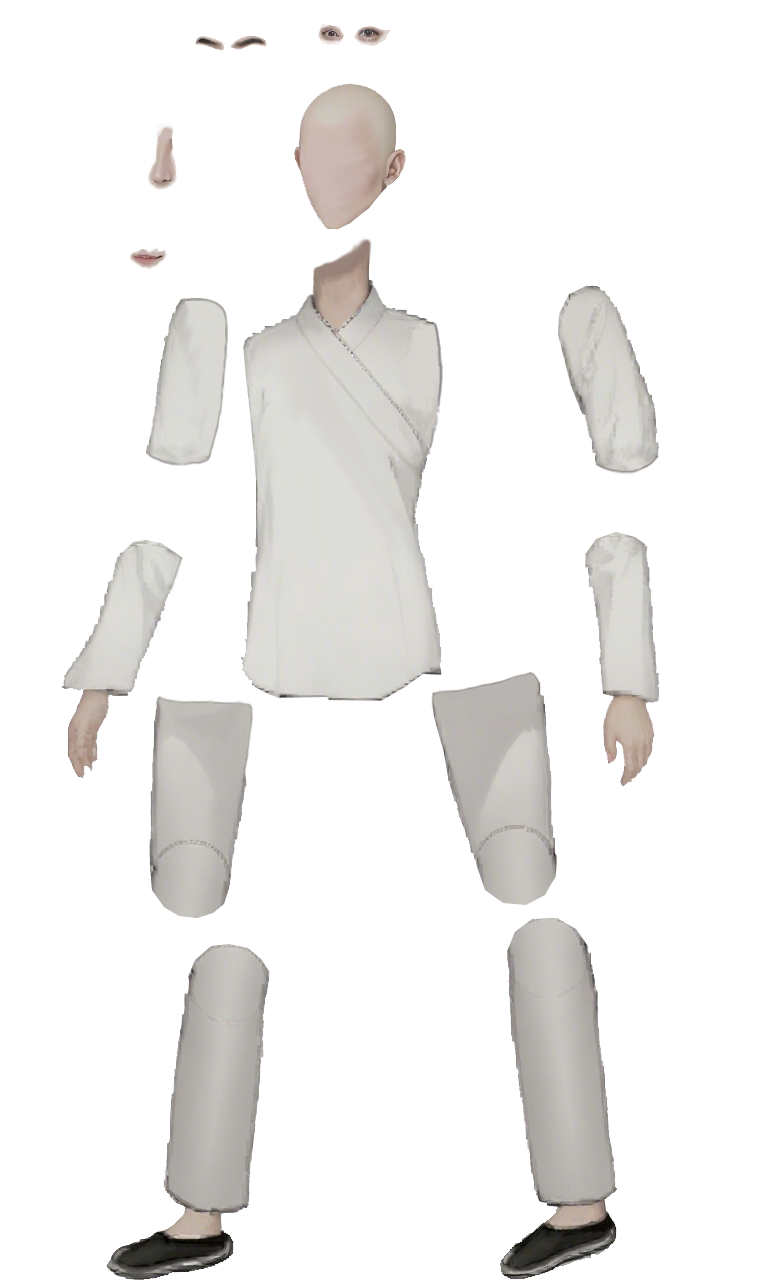
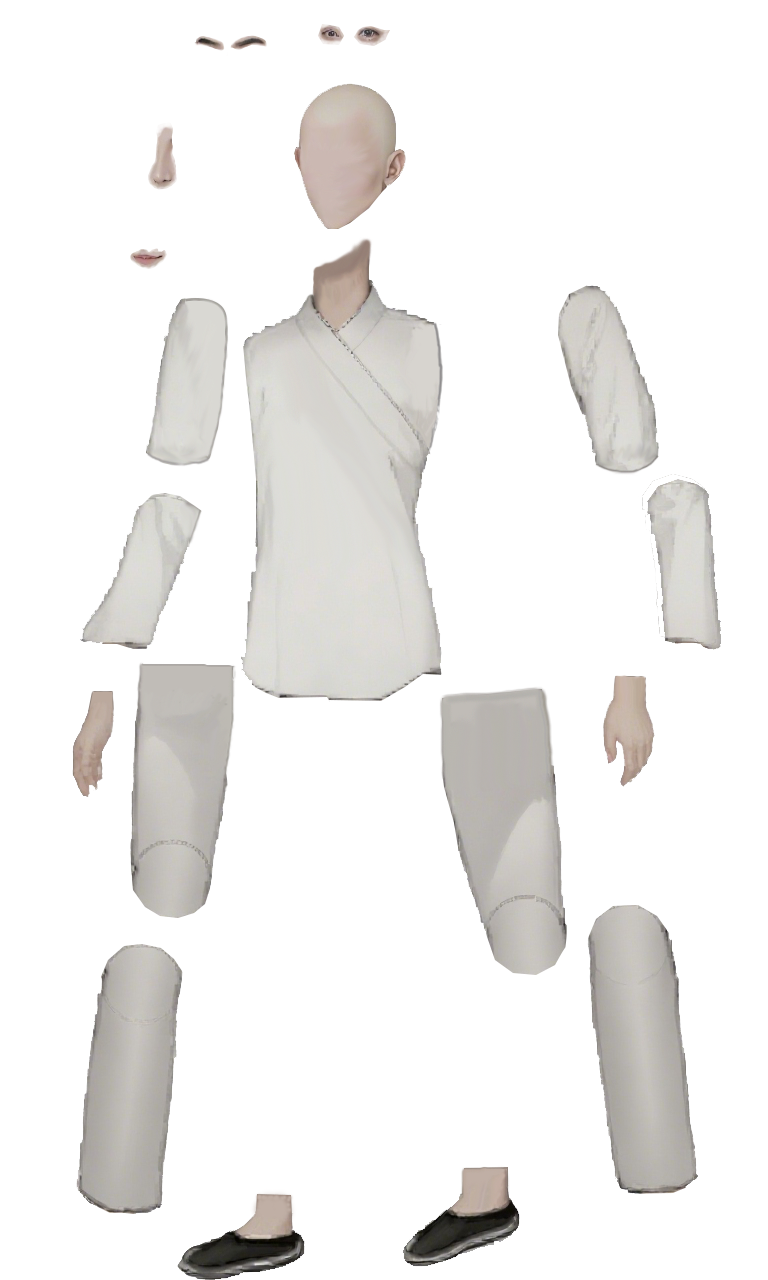
Before/after of a 768 × 1280 layered artwork. What changed in the layer stack:
added layer "handRight" above "palmRight" over [638, 474, 721, 650]
renamed "handRight" to "palmRight", painted on it over [585, 532, 660, 708]
added layer "palmLeft" above "handLeft" over [72, 691, 115, 797]
painted on "handLeft" over [61, 493, 202, 779]
added layer "footRight" above "footLeft" over [403, 1166, 520, 1267]
renamed "calfLeft" to "footLeft", moved it above "calfLeft", painted on it over [106, 944, 305, 1280]
added layer "calfLeft" above "calfRight" over [76, 944, 183, 1214]
painted on "calfRight" over [500, 905, 698, 1280]
painted on "thighRight" over [430, 671, 568, 975]
painted on "thighLeft" over [130, 661, 254, 918]
